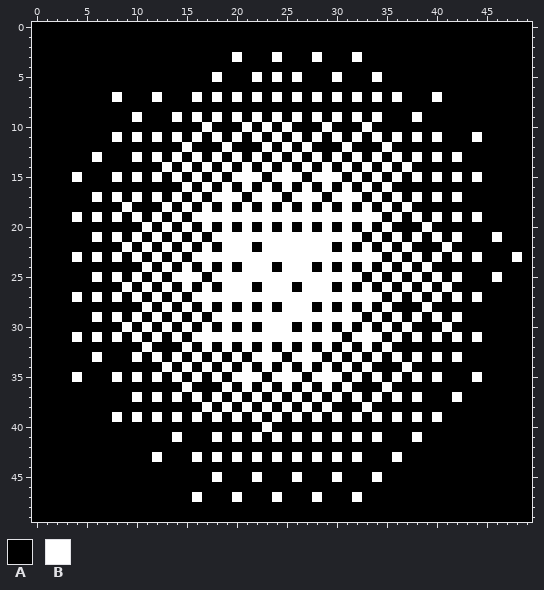
Pixel-art file: sprite/aseprite/light.aseprite. The first picture shows the starting point.
50x50 pixels, 1 frame.
Palette (. is transparent): A #000000  B #ffffff
Pixels before, first column x 0:
 0 AAAAAAAAAAAAAAAAAAAAAAAAAAAAAAAAAAAAAAAAAAAAAAAAAA
 1 AAAAAAAAAAAAAAAAAAAAAAAAAAAAAAAAAAAAAAAAAAAAAAAAAA
 2 AAAAAAAAAAAAAAAAAAAAAAAAAAAAAAAAAAAAAAAAAAAAAAAAAA
 3 AAAAAAAAAAAAAAAAAAAABAAABAAABAAABAAAAAAAAAAAAAAAAA
 4 AAAAAAAAAAAAAAAAAAAAAAAAAAAAAAAAAAAAAAAAAAAAAAAAAA
 5 AAAAAAAAAAAAAAAAAABAAABABABAAABAAABAAAAAAAAAAAAAAA
 6 AAAAAAAAAAAAAAAAAAAAAAAAAAAAAAAAAAAAAAAAAAAAAAAAAA
 7 AAAAAAAABAAABAAABABABABABABABABABABABAAABAAAAAAAAA
 8 AAAAAAAAAAAAAAAAAAAAAAAAAAAAAAAAAAAAAAAAAAAAAAAAAA
 9 AAAAAAAAAABAAABABABABABABABABABABABAAABAAAAAAAAAAA
10 AAAAAAAAAAAAAAAAABAAABABABAAABAAABAAAAAAAAAAAAAAAA
11 AAAAAAAABABABABABABABABABABABABABABABABABAAABAAAAA
12 AAAAAAAAAAAAAAABAAABAAABABABAAABAAABAAAAAAAAAAAAAA
13 AAAAAABAAABABABABABABABABABABABABABABABABABAAAAAAA
14 AAAAAAAAAAAAABABABABABABABABABABABABABAAAAAAAAAAAA
15 AAAABAAABABABABABABABBBABBBABBBABABABABABABABAAAAA
16 AAAAAAAAAAAAAAABABABABABABABABABABABAAAAAAAAAAAAAA
17 AAAAAABABABABABABABBBABBBABBBABBBABABABABABAAAAAAA
18 AAAAAAAAABAAABABABABABABABABABABABABABAAAAAAAAAAAA
19 AAAABABABABABABABBBBBBBBBBBBBBBBBBBABABABABABAAAAA
20 AAAAAAAAAAABABABABABABABABABABABABABAAABAAAAAAAAAA
21 AAAAAABABABABABABABBBBBBBBBBBBBBBABABABABABAAABAAA
22 AAAAAAAAABABABABABABBBABBBBBBBABABABABAAABAAAAAAAA
23 AAAABABABABABABABBBBBBBBBBBBBBBBBBBABABABABABAAABA
24 AAAAAAAAAAABABABABABABBBABBBABABABABABABAAAAAAAAAA
25 AAAAAABABABABABBBABBBBBBBBBBBBBBBABABABABABAAABAAA
26 AAAAAAAAABABABABABABBBABBBABBBABABABABABABAAAAAAAA
27 AAAABABABABABABABBBBBBBBBBBBBBBBBBBABABABABABAAAAA
28 AAAAAAAAAAABABABABABABABABBBABABABABAAABAAAAAAAAAA
29 AAAAAABABABABABABABBBBBBBBBBBBBBBABABABABABAAAAAAA
30 AAAAAAAAABABABABABABABABBBABABABABABABAAABAAAAAAAA
31 AAAABABABABABABABBBBBBBBBBBBBBBABBBABABABABABAAAAA
32 AAAAAAAAAAABAAABABABABABABABABABABABAAAAAAAAAAAAAA
33 AAAAAABAAABABABABABABABBBABBBABABABABABABABAAAAAAA
34 AAAAAAAAAAAAABABABABABABABABABABABAAABAAAAAAAAAAAA
35 AAAABAAABABABABABABABBBABBBABBBABABABABABAAABAAAAA
36 AAAAAAAAAAAAAAABAAABABABABABABABAAABAAAAAAAAAAAAAA
37 AAAAAAAAAABABABABABABABABABABABABABABABAAABAAAAAAA
38 AAAAAAAAAAAAAAAAABABABABABABABAAABAAAAAAAAAAAAAAAA
39 AAAAAAAABABABABABABABABABABABABABABABABABAAAAAAAAA
40 AAAAAAAAAAAAAAAAAAAAAAABAAAAAAAAAAAAAAAAAAAAAAAAAA
41 AAAAAAAAAAAAAABAAABABABABABABABABABAAABAAAAAAAAAAA
42 AAAAAAAAAAAAAAAAAAAAAAAAAAAAAAAAAAAAAAAAAAAAAAAAAA
43 AAAAAAAAAAAABAAABABABABABABABABABAAABAAAAAAAAAAAAA
44 AAAAAAAAAAAAAAAAAAAAAAAAAAAAAAAAAAAAAAAAAAAAAAAAAA
45 AAAAAAAAAAAAAAAAAABAAABAAABAAABAAABAAAAAAAAAAAAAAA
46 AAAAAAAAAAAAAAAAAAAAAAAAAAAAAAAAAAAAAAAAAAAAAAAAAA
47 AAAAAAAAAAAAAAAABAAABAAABAAABAAABAAAAAAAAAAAAAAAAA
48 AAAAAAAAAAAAAAAAAAAAAAAAAAAAAAAAAAAAAAAAAAAAAAAAAA
49 AAAAAAAAAAAAAAAAAAAAAAAAAAAAAAAAAAAAAAAAAAAAAAAAAA
And afterwards:
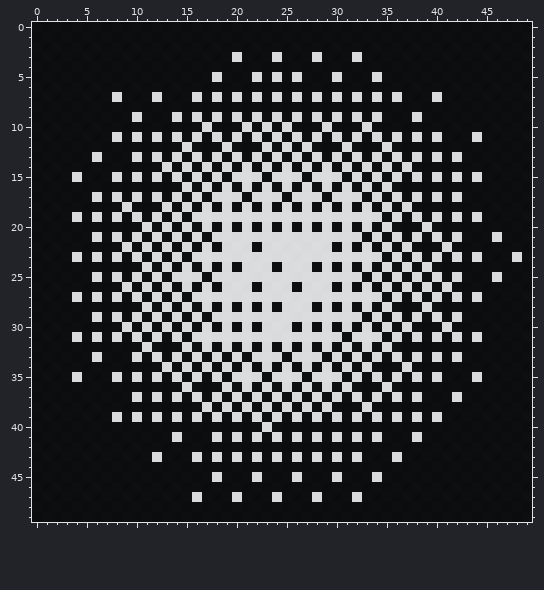
The edit:
{"colour":"A","old":"#000000","new":"#000000ce"}
{"colour":"B","old":"#ffffff","new":"#ffffffce"}
